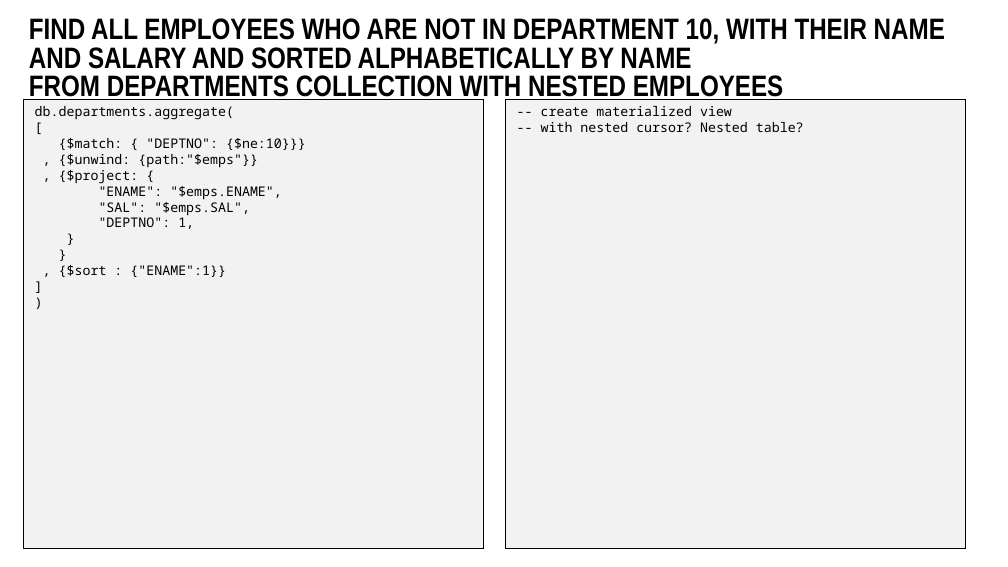
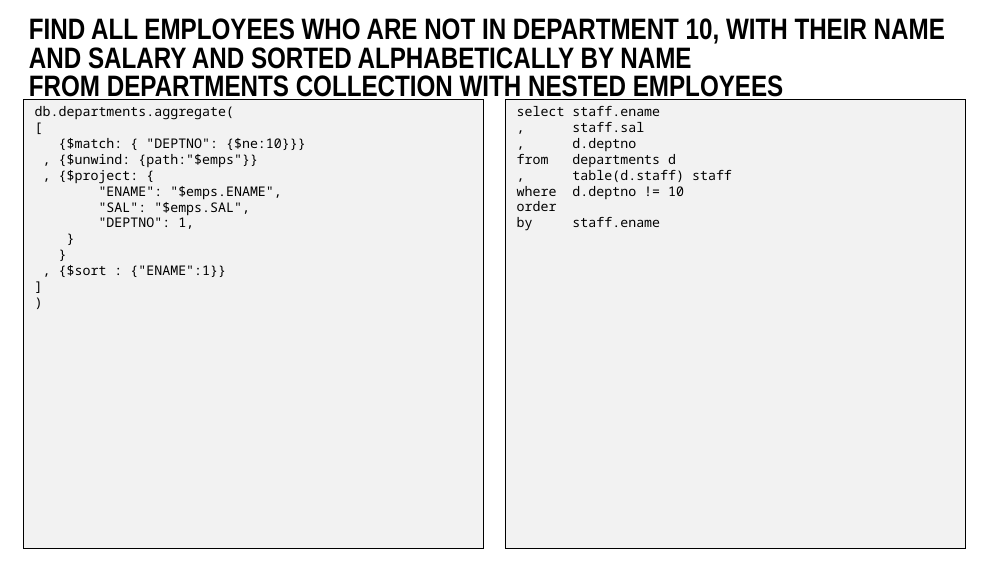
Before and after one commit to lucasjellema/sig-nosql-mongodb, a slide deck: slide 24 of mongodb-find-agg-vs-oracle-sql.pptx. Drawn at 1008x567 pixels with LibreOffice and Linux fonts; fonts in the diff are those of the drawing; background and template pictures are left out. Boxes give left, top, right and bottom in pixels: in the first picture for what was removed or moved away, otherwise in the second. Text is boxed around its words. In the diff, an @@ line names an element or a change of style, - is before the commit and + after.

Commit message:
Adding nested table and materialized view

```diff
--- a/mongodb-find-agg-vs-oracle-sql.pptx
+++ b/mongodb-find-agg-vs-oracle-sql.pptx
@@ text at (517,106,732,231): text changed @@
--- create materialized view
--- with nested cursor? Nested table?
+select staff.ename
+, staff.sal
+, d.deptno
+from departments d
+, table(d.staff) staff
+where d.deptno != 10
+order
+by staff.ename
```
Also in this commit, not shown: 7 other slides changed, 1 other file.
